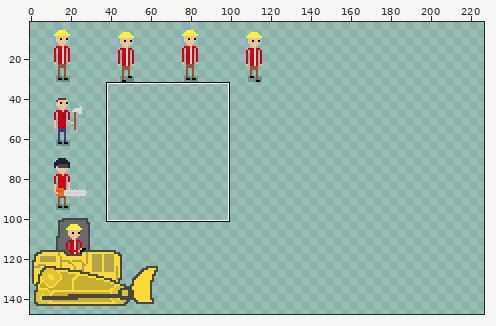
Edited in one commit: sprite sheet (assets/zlobnezi.png). Above: a wide view before the commit, with the close-up outlined.
Close-up. Before the commit:
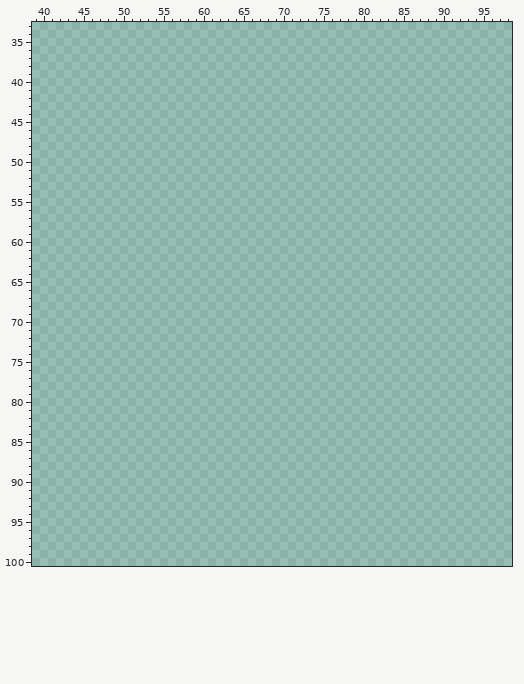
The file is 256x160 pixels. Colours within 5 levels of each other are drawn and written as one. Shown: x 39..98, y 33..100. The wide view leaves out empty margins. The commit also changed other parts of the picture, which this record leaves out.
After:
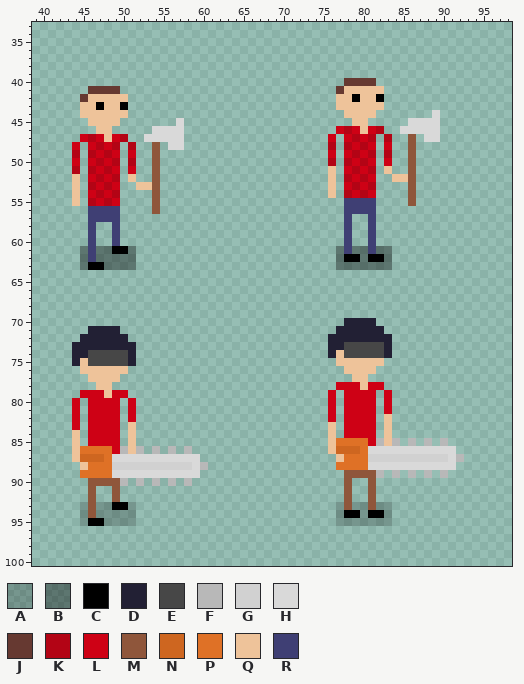
Palette (. is transparent): A #00000036  B #00000061  C #000000  D #222034  E #474747  F #b8b8b8  G #d1d1d1  H #d9d9d9  J #663931  K #b30415  L #ce0115  M #8f563b  N #ce6620  P #df7126  Q #eec39a  R #3f3f74
Difference:
Changed rows in their new state; - is an unchanged pixel.
first column x 44:
 40 ----------------------------------JJJJ--------
 41 --JJJJ---------------------------JQQQQQ-------
 42 -JQQQQQ--------------------------QQCQQC-------
 43 -QQCQQC--------------------------QQQQQQ-------
 44 -QQQQQQ---------------------------QQQQ-------H
 45 --QQQQ-------H---------------------QQ-----HHHH
 46 ---QQ-----HHHH-------------------LKLQLK--HHHHH
 47 -LKLQLK--HHHHH------------------L-LKLK-K--M-HH
 48 L-LKLK-K--M-HH------------------K-KLKL-L--M---
 49 K-KLKL-L--M---------------------L-LKLK-K--M---
 50 L-LKLK-K--M---------------------K-KLKL-L--M---
 51 K-KLKL-L--M---------------------Q-LKLK-Q--M---
 52 Q-LKLK-Q--M---------------------Q-KLKL--QQM---
 53 Q-KLKL--QQM---------------------Q-LKLK----M---
 54 Q-LKLK----M---------------------Q-KLKL----M---
 55 Q-KLKL----M-----------------------RRRR----M---
 56 --RRRR----M-----------------------RRRR--------
 57 --RRRR----------------------------R--R--------
 58 --R--R----------------------------R--R--------
 59 --R--R----------------------------R--R--------
 60 --R--R----------------------------R--R--------
 61 -BRBBCCB-------------------------BRBBRBB------
 62 -BRBBBBB-------------------------BCCBCCB------
 63 -BCCBBBB-------------------------BBBBBBB------
first column x 44:
 70 ----------------------------------DDDD-----------
 71 --DDDD---------------------------DDDDDD----------
 72 -DDDDDD-------------------------DDDDDDDD---------
 73 DDDDDDDD------------------------DDEEEEED---------
 74 DDEEEEED------------------------DQEEEEED---------
 75 DQEEEEED-------------------------QQQQQQ----------
 76 -QQQQQQ---------------------------QQQQ-----------
 77 --QQQQ-----------------------------QQ------------
 78 ---QQ----------------------------LLLQLL----------
 79 -LLLQLL-------------------------L-LLLL-L---------
 80 L-LLLL-L------------------------L-LLLL-L---------
 81 L-LLLL-L------------------------L-LLLL-L---------
 82 L-LLLL-L------------------------L-LLLL-Q---------
 83 L-LLLL-Q------------------------Q-LLLL-Q---------
 84 Q-LLLL-Q------------------------Q-LLLL-Q---------
 85 Q-LLLL-Q------------------------QPPPPLFQF-F-F-F--
 86 QPPPPLFQF-F-F-F-----------------QNNNPHHHHHHHHHHH-
 87 QNNNPHHHHHHHHHHH-----------------QPPPGGGGGGGGGGHF
 88 -QPPPGGGGGGGGGGHF----------------PPPPHHHHHHHHHHH-
 89 -PPPPHHHHHHHHHHH------------------MMMMF-F-F-F-F--
 90 --MMMMF-F-F-F-F-------------------M--M-----------
 91 --M--M----------------------------M--M-----------
 92 --M--M----------------------------M--M-----------
 93 -AMAACCA-------------------------AMAAMAA---------
 94 -AMAAAAA-------------------------ACCACCA---------
 95 -ACCAAAA-------------------------AAAAAAA---------
